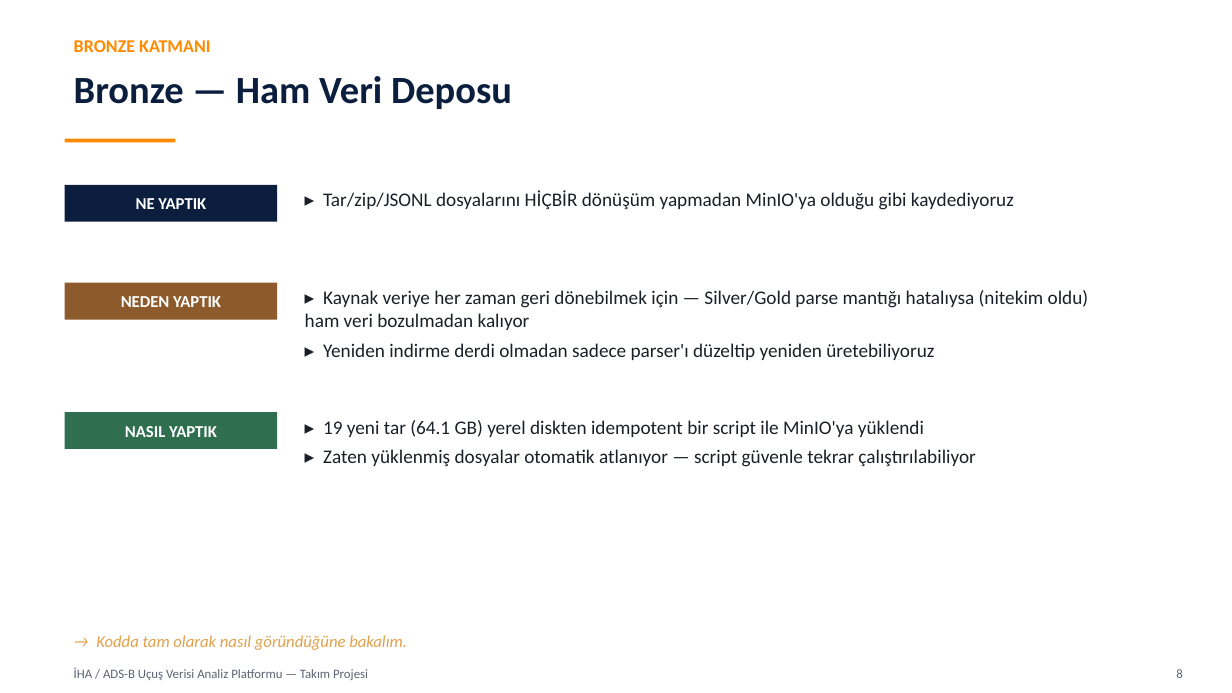
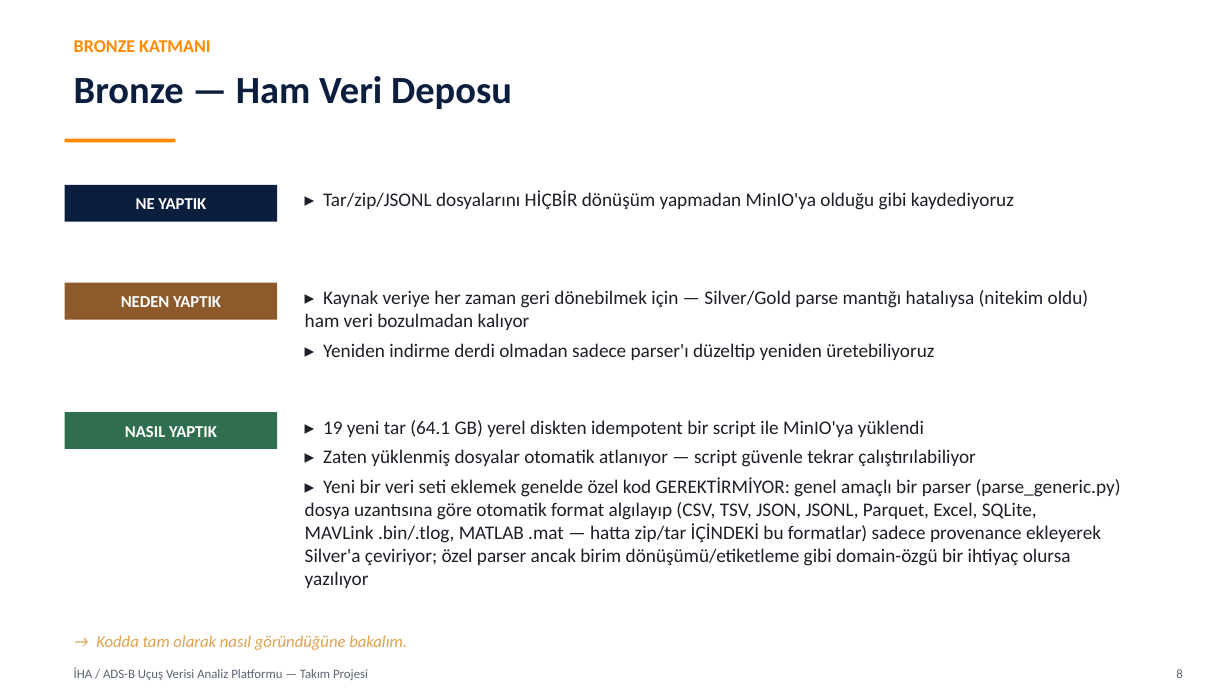
Before and after one commit to ColdVI/AnomalyDetection, a slide deck: slide 8 of docs/takim_projesi_sunumu.pptx. Drawn at 1232x693 pixels with LibreOffice and Linux fonts; fonts in the diff are those of the drawing. Boxes give left, top, right and bottom in pixels: in the first picture for what was removed or moved away, otherwise in the second. Text is boxed around its words. In the diff, an @@ line names an element or a change of style, - is before the commit and + after.

```diff
--- a/docs/takim_projesi_sunumu.pptx
+++ b/docs/takim_projesi_sunumu.pptx
@@ text at (x1=305, y1=477, x2=1121, y2=566): paragraph added @@
+▸ Yeni bir veri seti eklemek genelde özel kod GEREKTİRMİYOR: genel amaçlı bir parser (parse_generic.py) dosya uzantısına göre otomatik format algılayıp (CSV, TSV, JSON, JSONL, Parquet, Excel, SQLite, MAVLink .bin/.tlog, MATLAB .mat — hatta zip/tar İÇİNDEKİ bu formatlar) sadece provenance ekleyerek Silver'a çeviriyor; özel parser ancak birim dönüşümü/etiketleme gibi domain-özgü bir ihtiyaç olursa yazılıyor
```
Also in this commit, not shown: 19 other slides changed, 3 slides added, 3 other files.
